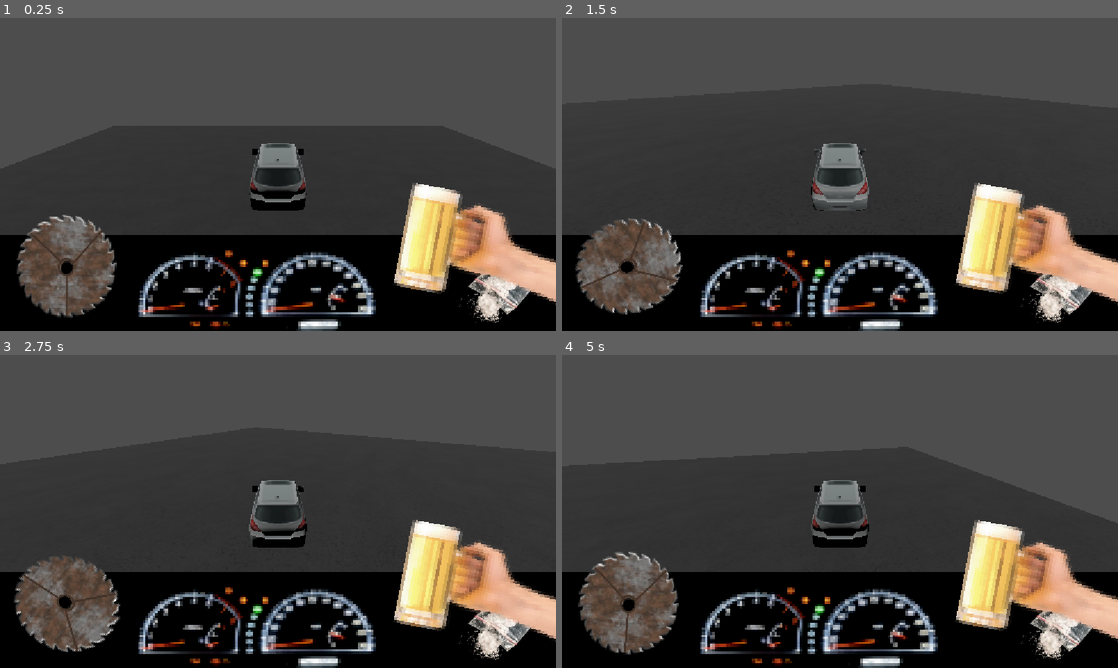
Above: before the commit, frames 1-4 (two rows, left to right).
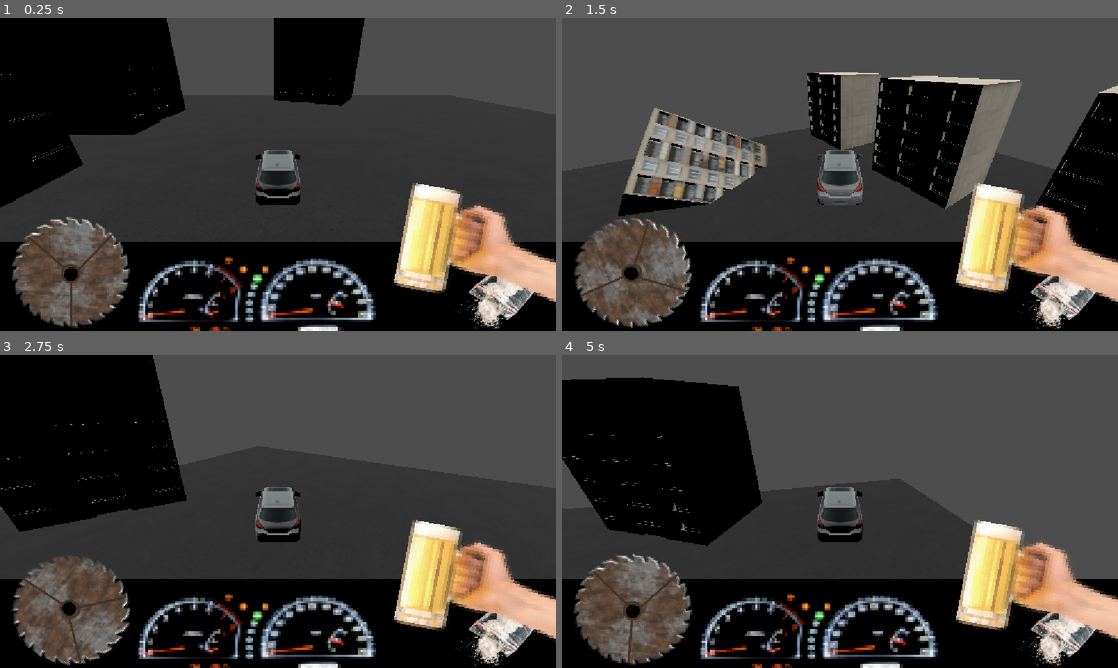
Above: after the commit, the same moments.

Repository: louwuu/Escape-from-Lenton
Game: Godot game, scene res://Scenes/main.tscn
The game is run twice, just before and just after one commit, with the same random seed, the same clock (stepped at 60 frames per second) and the same inputs.
Inputs:
- Up to frame 1 (0.25 s): no input
- Up to frame 2 (1.5 s): tap Enter (ui_accept) at 0.5, 0.77 s; hold Right (ui_right) 0.53-1.28 s; hold Down (ui_down) from 1.28 s (still down)
- Up to frame 3 (2.75 s): tap Enter (ui_accept) at 1.52 s; release Down (ui_down) at 2.03 s; hold Right (ui_right) from 2.03 s (still down)
- Up to frame 4 (5 s): release Right (ui_right) at 2.78 s; hold Up (ui_up) 2.78-3.53 s; tap Enter (ui_accept) at 3.02, 3.77, 4.52 s; hold Left (ui_left) from 3.53 s (still down)

The runs differ from the first frame. In frame 1, 30% of the frame differs, in the area x 0-100%, y 0-100%; in frame 2, 31%; in frame 3, 27%; in frame 4, 33%, in the area x 0-100%, y 7-100%.

Commit message:
MAP UPDATE 2026 NO VIRIS

Diff:
--- a/escape-from-lenton/Scenes/House1.tscn
+++ b/escape-from-lenton/Scenes/House1.tscn
@@ -1,3 +1,20 @@
 [gd_scene format=3 uid="uid://nwc4rawo4ma8"]
 
-[node name="House1" type="Node" unique_id=1408722013]
+[ext_resource type="Texture2D" uid="uid://dftcvbhfnb7cn" path="res://Assets/City/Material_baseColor.png" id="1_jsdfy"]
+[ext_resource type="ArrayMesh" uid="uid://b0pgn0i42algp" path="res://Assets/City/Untitled.obj" id="2_o2j0i"]
+
+[sub_resource type="BoxShape3D" id="BoxShape3D_i2p60"]
+size = Vector3(1, 2, 1.3)
+
+[sub_resource type="StandardMaterial3D" id="StandardMaterial3D_cminf"]
+albedo_texture = ExtResource("1_jsdfy")
+
+[node name="Node3D" type="StaticBody3D" unique_id=1663678919]
+
+[node name="CollisionShape3D" type="CollisionShape3D" parent="." unique_id=558838965]
+transform = Transform3D(7, 0, 0, 0, 7, 0, 0, 0, 7, -3.8394566, 4.793022, 0)
+shape = SubResource("BoxShape3D_i2p60")
+
+[node name="MeshInstance3D" type="MeshInstance3D" parent="." unique_id=1982072335]
+material_overlay = SubResource("StandardMaterial3D_cminf")
+mesh = ExtResource("2_o2j0i")
--- a/escape-from-lenton/Scenes/Player.tscn
+++ b/escape-from-lenton/Scenes/Player.tscn
@@ -30,13 +30,14 @@
 debug_color = Color(0, 0.6, 0.69803923, 0.80784315)
 
 [node name="Camera3D" type="Camera3D" parent="." unique_id=451038073]
-transform = Transform3D(1, 0, 0, 0, 0.87907624, 0.47668117, 0, -0.47668117, 0.87907624, 0, 3.801702, 6.6493874)
+transform = Transform3D(1, 0, 0, 0, 0.87907624, 0.47668117, 0, -0.47668117, 0.87907624, 0, 5.431931, 7.4373426)
+v_offset = -1.0
 
 [node name="CanvasLayer" type="CanvasLayer" parent="Camera3D" unique_id=1960923094]
 
 [node name="Black" type="Sprite2D" parent="Camera3D/CanvasLayer" unique_id=549030339]
-position = Vector2(575.375, 557.00006)
-scale = Vector2(1.3142122, 0.30225986)
+position = Vector2(575.37494, 569.50006)
+scale = Vector2(1.3142122, 0.29802266)
 texture = ExtResource("4_nn08x")
 
 [node name="Dashboard" type="Sprite2D" parent="Camera3D/CanvasLayer/Black" unique_id=1019551406]
@@ -50,8 +51,8 @@
 texture = ExtResource("6_megsn")
 
 [node name="Steeringwheel" type="Sprite2D" parent="Camera3D/CanvasLayer/Black/Dashboard" unique_id=1075560565]
-position = Vector2(-977.4152, -115.74975)
-scale = Vector2(1.2325613, 1.3387148)
+position = Vector2(-955.4552, -115.74975)
+scale = Vector2(1.455, 1.455)
 texture = ExtResource("6_52ee3")
 script = ExtResource("7_bhhdu")
 
--- a/escape-from-lenton/Scenes/main.tscn
+++ b/escape-from-lenton/Scenes/main.tscn
@@ -2,6 +2,7 @@
 
 [ext_resource type="PackedScene" uid="uid://d15gilcq6rxk7" path="res://Scenes/Player.tscn" id="1_bo1nx"]
 [ext_resource type="Texture2D" uid="uid://dyum51lf4qwol" path="res://Assets/concrete.jpg" id="1_jjgbg"]
+[ext_resource type="PackedScene" uid="uid://nwc4rawo4ma8" path="res://Scenes/House1.tscn" id="3_8gbba"]
 
 [sub_resource type="BoxShape3D" id="BoxShape3D_i2p60"]
 size = Vector3(1, 0.01, 1)
@@ -13,23 +14,44 @@
 
 [sub_resource type="BoxMesh" id="BoxMesh_i2p60"]
 
+[sub_resource type="BoxShape3D" id="BoxShape3D_cminf"]
+
 [node name="Main" type="Node" unique_id=1317840756]
 
 [node name="Player" parent="." unique_id=1710762534 instance=ExtResource("1_bo1nx")]
-transform = Transform3D(1, 0, 0, 0, 1, 0, 0, 0, 1, 0, 5.544752, 0)
+transform = Transform3D(1, 0, 0, 0, 1, 0, 0, 0, 1, 0, 1.3565304, 0)
 
 [node name="Ground" type="StaticBody3D" parent="." unique_id=403378026]
-transform = Transform3D(1, 0, 0, 0, 1, 0, 0, 0, 1, 0, -1, 0)
+transform = Transform3D(1, 0, 0, 0, 1, 0, 0, 0, 1, 0, 0.022089958, 0)
 
 [node name="CollisionShape3D" type="CollisionShape3D" parent="Ground" unique_id=1810831616]
-transform = Transform3D(60, 0, 0, 0, 60, 0, 0, 0, 60, 0, 0, 0)
+transform = Transform3D(60, 0, 0, 0, 60, 0, 0, 0, 60, 0, 0.9133911, 0)
 shape = SubResource("BoxShape3D_i2p60")
 debug_color = Color(0.9372549, 0.9372549, 0.96862745, 0.41960785)
 
 [node name="MeshInstance3D" type="MeshInstance3D" parent="Ground" unique_id=825063970]
-transform = Transform3D(60, 0, 0, 0, 0.1, 0, 0, 0, 60, 0, 0, 0)
+transform = Transform3D(60, 0, 0, 0, 0.1, 0, 0, 0, 60, 0, 0.83157444, 0)
 material_overlay = SubResource("StandardMaterial3D_cminf")
 mesh = SubResource("BoxMesh_i2p60")
 
 [node name="DirectionalLight3D" type="DirectionalLight3D" parent="." unique_id=1009889697]
 transform = Transform3D(1, 0, 0, 0, -0.324402, 0.94591933, 0, -0.94591933, -0.324402, 0, 10.639989, -33.98126)
+
+[node name="Node3D" parent="." unique_id=1663678919 instance=ExtResource("3_8gbba")]
+transform = Transform3D(1, 0, 0, 0, 1, 0, 0, 0, 1, -10.606522, 0.91356814, 2.9173298)
+
+[node name="Node3D2" parent="." unique_id=413611182 instance=ExtResource("3_8gbba")]
+transform = Transform3D(1, 0, 0, 0, 1, 0, 0, 0, 1, -11.13731, 0.91356814, -12.369969)
+
+[node name="Node3D3" parent="." unique_id=1890114034 instance=ExtResource("3_8gbba")]
+transform = Transform3D(1, 0, 0, 0, 1, 0, 0, 0, 1, -10.976223, 0.9135672, 20.502464)
+
+[node name="Node3D4" parent="." unique_id=575960089 instance=ExtResource("3_8gbba")]
+transform = Transform3D(-0.4252619, 0.8538465, 0.30016413, 0.69758123, 0.5205249, -0.4923762, -0.5766566, 0, -0.8169867, 1.9033413, 0.9135691, 15.562405)
+
+[node name="CollisionShape3D2" type="CollisionShape3D" parent="Node3D4" unique_id=1363428497]
+transform = Transform3D(0.48664457, -0.66088223, 0.57132405, 0.13746808, -0.58790916, -0.7971605, 0.862716, 0.46647274, -0.19525272, -0.45321465, 10.387205, -4.867342)
+shape = SubResource("BoxShape3D_cminf")
+
+[node name="Node3D5" parent="." unique_id=246741280 instance=ExtResource("3_8gbba")]
+transform = Transform3D(-0.4577167, 0, -0.8890981, 0, 1, 0, 0.8890981, 0, -0.4577167, 3.924282, 0.9135691, -22.209753)
--- a/escape-from-lenton/Scripts/player.gd
+++ b/escape-from-lenton/Scripts/player.gd
@@ -2,7 +2,7 @@
 
 
 const SPEED = 15.0
-const JUMP_VELOCITY = 4.5
+const JUMP_VELOCITY = 12
 
 
 func _physics_process(delta: float) -> void:
Binary file added: escape-from-lenton/Assets/City/Material_baseColor.png
Not shown, added: escape-from-lenton/Assets/City/Material_baseColor.png.import
Not shown, added: escape-from-lenton/Assets/City/Untitled.obj
Not shown, added: escape-from-lenton/Assets/City/Untitled.obj.import
